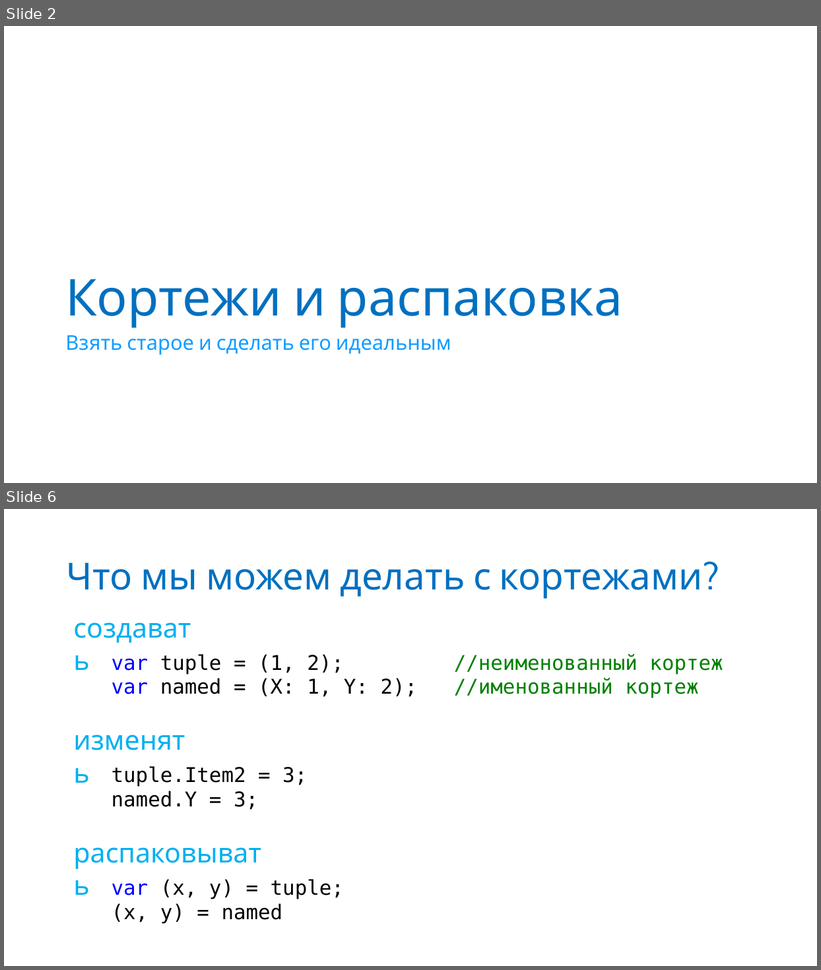
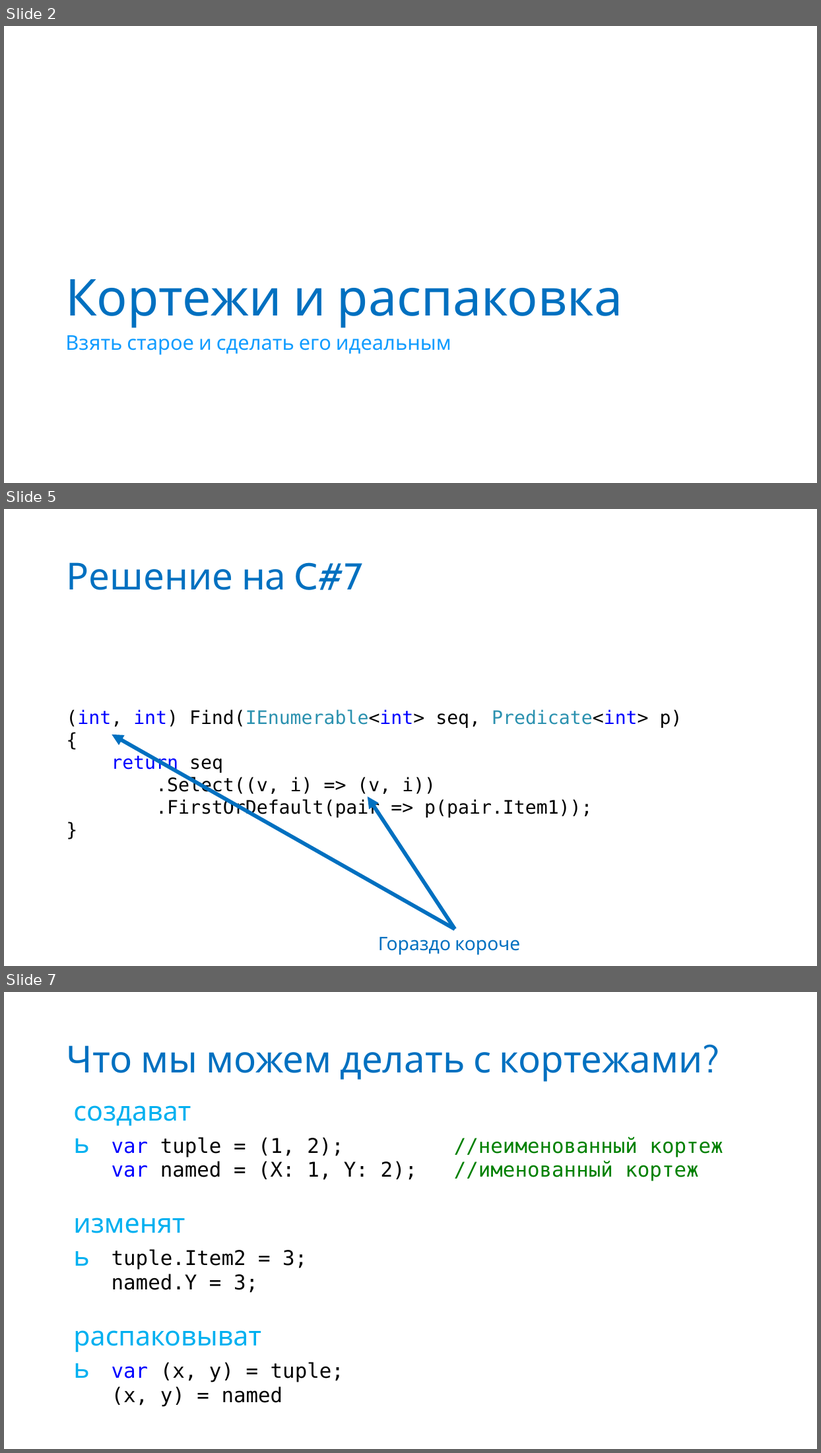
Before and after one commit to anaym/FC-CS7, a slide deck: CS7.pptx. Shown one above the other, each under a label of ours: slides 2 and 6 before the commit, slides 2, 5 and 7 after it; the slides between them are not shown. The pictures are 821x970 and 821x1453 pixels, drawn with LibreOffice and Linux fonts; fonts in the diff are those of the drawing. Boxes give left, top, right and bottom in pixels: in the first picture for what was removed or moved away, otherwise in the second. Text is boxed around its words. In the diff, an @@ line names an element or a change of style, - is before the commit and + after.

```diff
--- a/CS7.pptx
+++ b/CS7.pptx
@@ slide 5 added at [4, 509, 817, 966], background #FFFFFF @@
@@ title added at [67, 562, 363, 590], 44 pt, text #0070C0 @@
+Решение на C#7
@@ text added at [66, 710, 682, 818], 22 pt, text #000000 @@
+(int, int) Find(IEnumerable<int> seq, Predicate<int> p)
+{
+return seq
+.Select((v, i) => (v, i))
+.FirstOrDefault(pair => p(pair.Item1));
+}
@@ arrow added from (455, 929) to (112, 735), #0070C0 4.5 pt @@
@@ arrow added from (455, 929) to (368, 797), #0070C0 4.5 pt @@
@@ text added at [378, 937, 520, 955], 22 pt, text #0070C0 @@
+Гораздо короче
@@ what was slide 6 is now slide 7 @@
```
Also in this commit, not shown: 2 slides changed, 6 other slides added, 3 slides removed, 6 other files.
